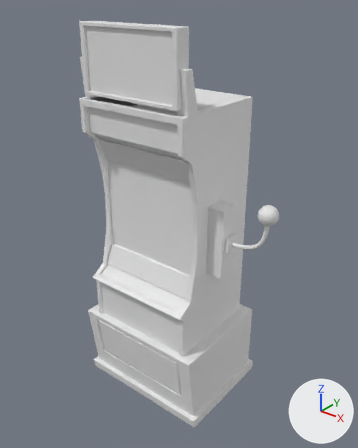
The FBX model Assets/Models/Slot machine.fbx: old version first, new version second.
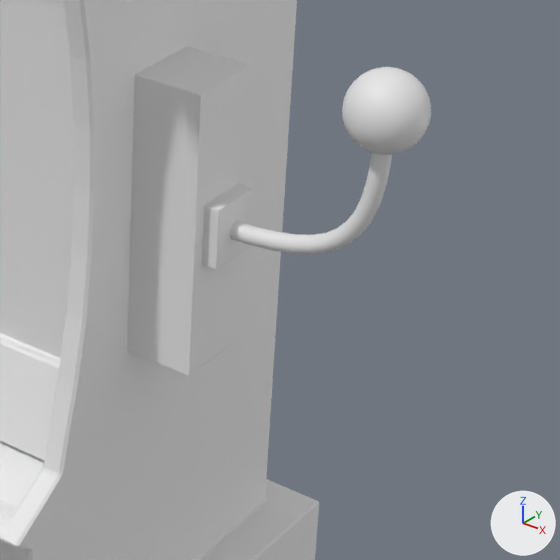
Old and new are each drawn whole from a camera (50 mm lens) standing at (3.93, -4.11, 5.51) and looking at (0.2, 0.56, 2.62) and again close up on the part from 49% to 87% of the width and 42% to 72% of the height. Arrows for +X, +Y and +Z are at lower right; the lights stay in place. Where no turn or scale is listed for an object, it has been applied to the vertices. Vertices at the same position are counted once.

In view in the first close-up: 'Handle', 'Machine'.
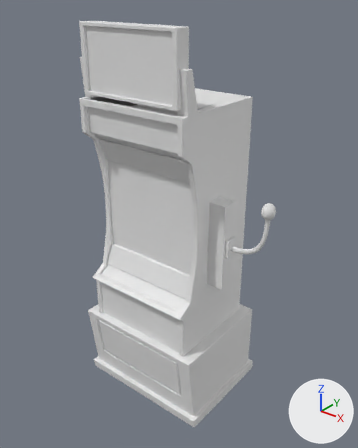
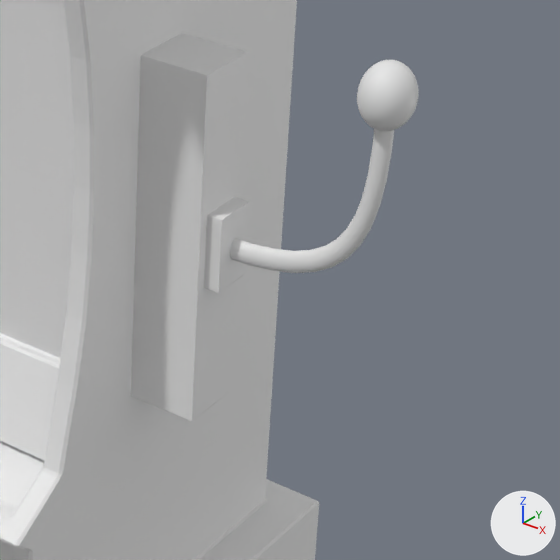
The newer file is also rescaled (x2.053), turned or shifted as a whole; pictures and numbers use the older file's frame.

Diff of the bpy script that builds the scene:
```diff
--- a/Assets/Models/Slot machine.fbx.py
+++ b/Assets/Models/Slot machine.fbx.py
@@ me_mesh_001 @@
 me_mesh_001.from_pydata(...)  # 686 vertices, 710 faces; spans x -0.453..0.44, y -0.136..0.129, z -0.72..0.375
 # used by ob_handle; location = (1.214, 0.502, 2.895)
+# me_mesh_001 part 1: the loose piece of 48 vertices spanning x -0.453..-0.135, y -0.136..0.129, z -0.72..0.208 is multiplied about the mesh origin by the matrix ((1.0, 0.0, 0.0), (0.0, 0.803, 0.0), (0.0, 0.0, 1.246))
+# me_mesh_001 part 2: the loose piece of 156 vertices spanning x -0.169..0.349, y -0.033..0.029, z -0.289..0.199 is scaled about its middle by (1, 0.803, 1.25), then moved by (0.0, 0.0, -0.011)
+# me_mesh_001 part 3: the loose piece of 482 vertices spanning x 0.201..0.44, y -0.116..0.123, z 0.137..0.375 is scaled about its middle by (0.668, 0.75, 0.832), then moved by (0.0, -0.001, 0.046)
```

Location of each change, [x1, y1, x2, y2] in pixels of the close-ups (560 x 560 px; the box of a moved part takes in the faces that stretch with it):
'Handle', reshaped (18% taller)
    before: [127, 46, 431, 376]
    after: [131, 33, 419, 422]
part 1 of me_mesh_001, moved or reshaped
    before: [127, 61, 251, 376]
    after: [131, 39, 248, 422]
part 2 of me_mesh_001, moved or reshaped
    before: [229, 152, 392, 254]
    after: [230, 129, 394, 273]
part 3 of me_mesh_001, moved or reshaped
    before: [342, 67, 431, 155]
    after: [357, 60, 419, 131]
